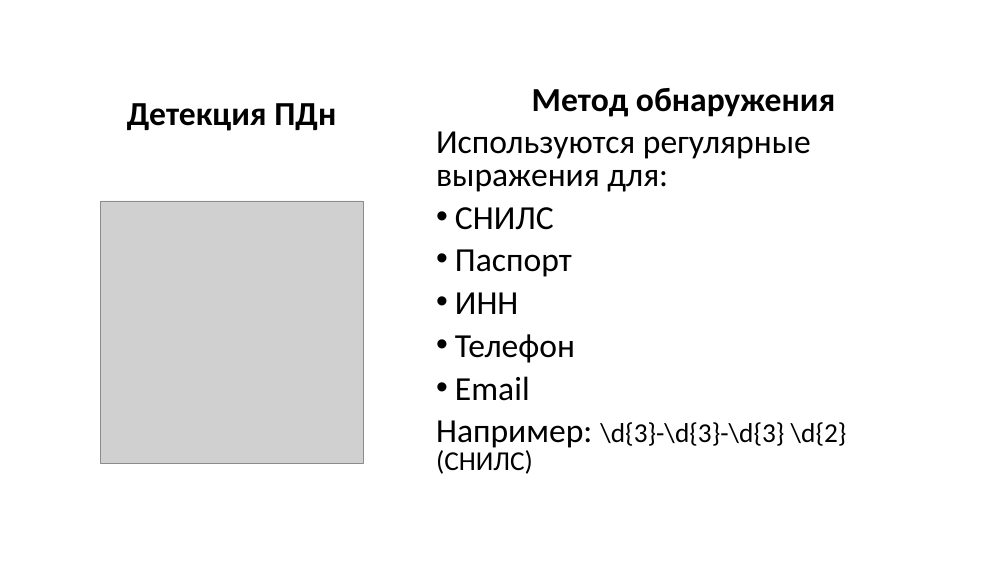
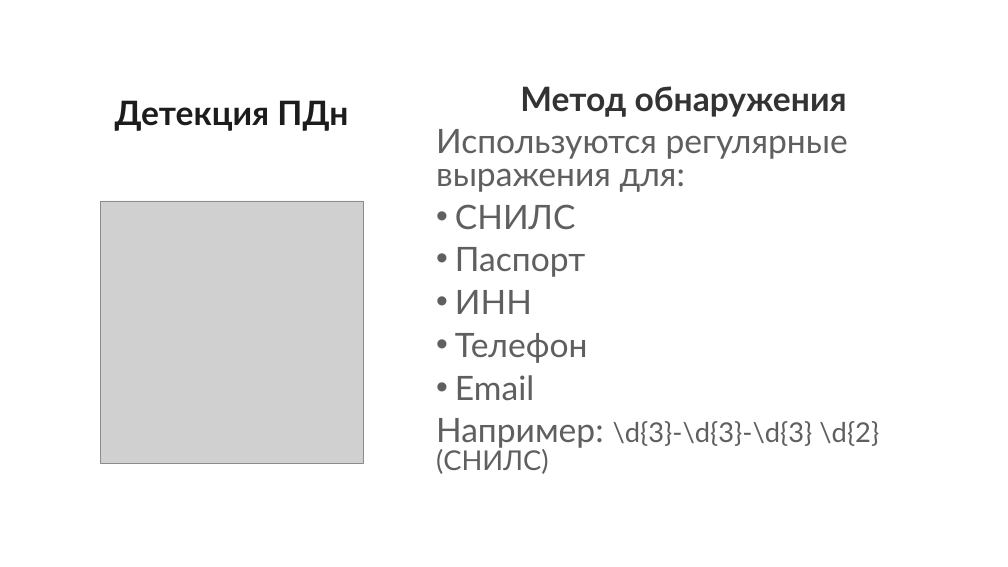
Before and after one commit to IndesFormao/Hackaton_2026_KK, a slide deck: slide 8 of Hakaton_KK.pptx. Drawn at 1008x567 pixels with LibreOffice and Linux fonts; fonts in the diff are those of the drawing; grey boxes stand for pictures. Boxes give left, top, right and bottom in pixels: in the first picture for what was removed or moved away, otherwise in the second. Text is boxed around its words. In the diff, an @@ line names an element or a change of style, - is before the commit and + after.

```diff
--- a/Hakaton_KK.pptx
+++ b/Hakaton_KK.pptx
@@ title "Детекция ПДн" at [115,100,348,131]: font Calibri to Lato, text colour #000000 to #1C1C1C @@
@@ text "Метод обнаружения" at [436,86,879,474]: font Calibri to Lato; text colour #000000 to #333333 in "Метод обнаружения"; text colour #000000 to #5F5F5F in "Используются регулярные выражения для:", "СНИЛС", "Паспорт", "ИНН" and 3 more places @@
```
Also in this commit, not shown: 12 other slides changed.
